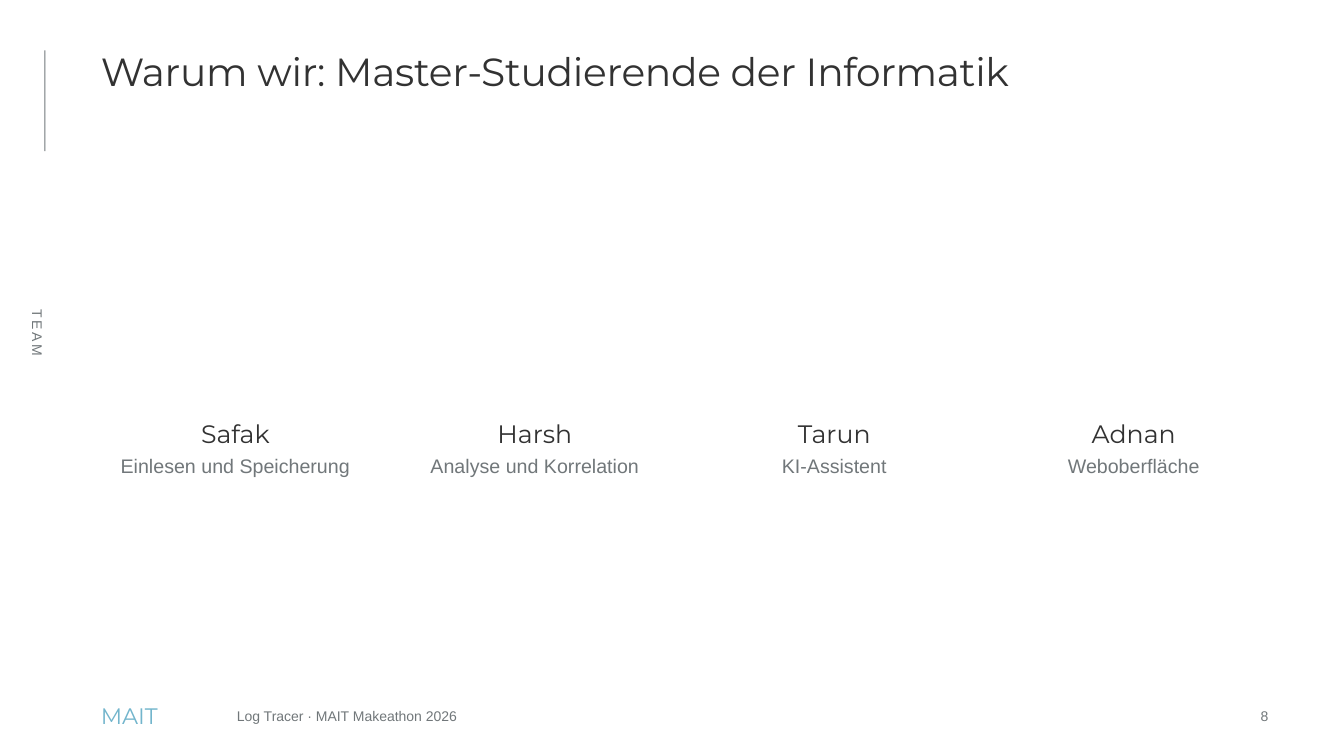
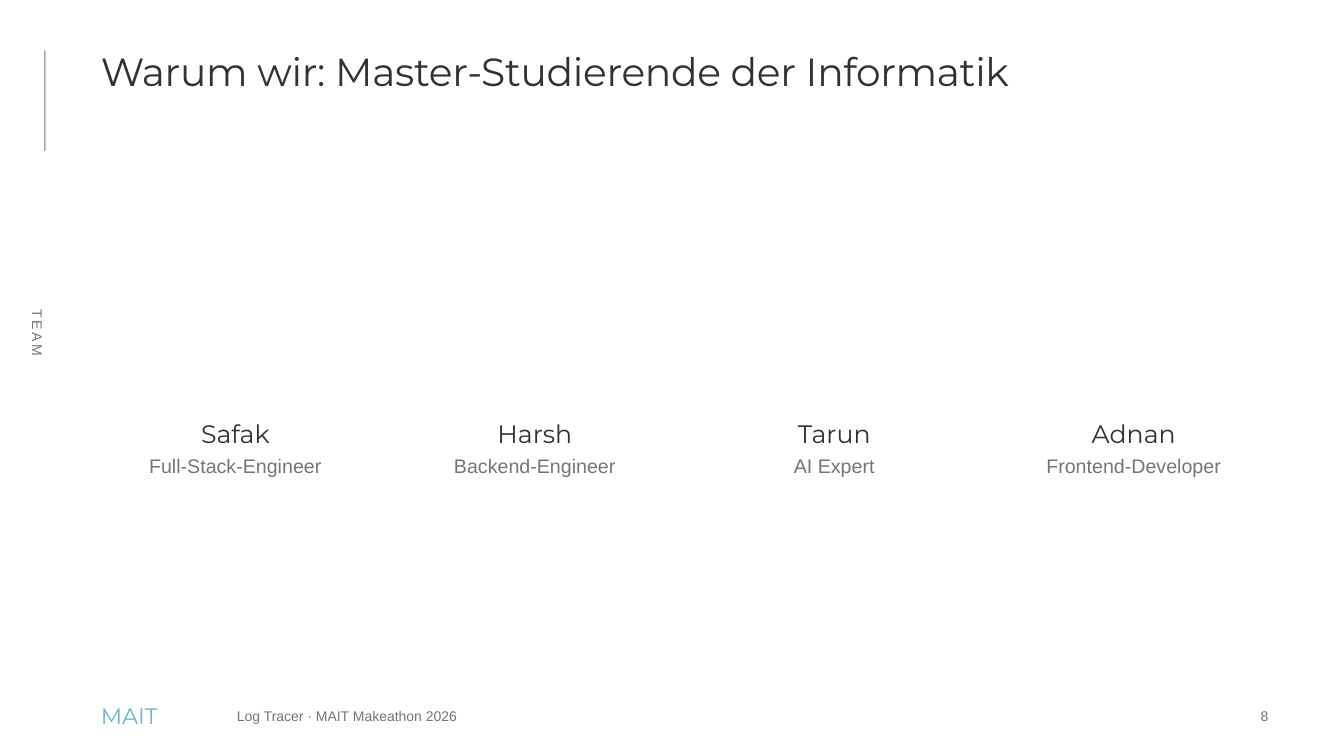
Before and after one commit to soezbay/mait-log-tracer-makeathon-2026, a slide deck: slide 8 of docs/Log Tracer – Pitch 5 Minuten.pptx. Drawn at 1344x756 pixels with LibreOffice and Linux fonts; fonts in the diff are those of the drawing. Boxes give left, top, right and bottom in pixels: in the first picture for what was removed or moved away, otherwise in the second. Text is boxed around its words. In the diff, an @@ line names an element or a change of style, - is before the commit and + after.

```diff
--- a/docs/Log Tracer – Pitch 5 Minuten.pptx
+++ b/docs/Log Tracer – Pitch 5 Minuten.pptx
@@ text at (149, 459, 321, 477): text changed @@
-  Einlesen und Speicherung
+  Full-Stack-Engineer
@@ text at (454, 459, 615, 477): text changed @@
-  Analyse und Korrelation
+  Backend-Engineer
@@ text at (794, 459, 875, 477): text changed @@
-  KI-Assistent
+  AI Expert
@@ text at (1046, 459, 1221, 477): text changed @@
-  Weboberfläche
+  Frontend-Developer
```
Also in this commit, not shown: 4 other slides changed, 2 other files.
